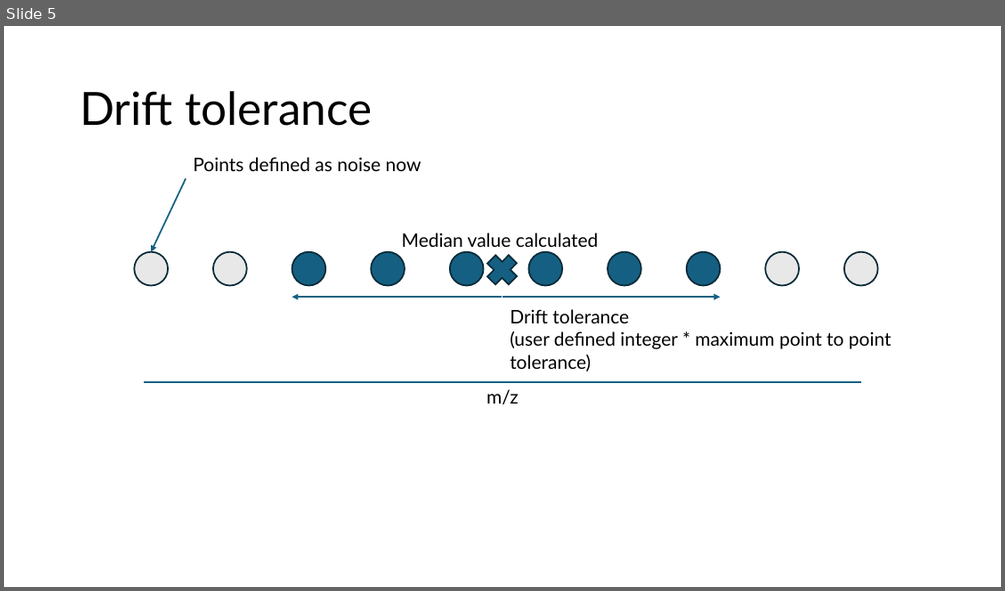
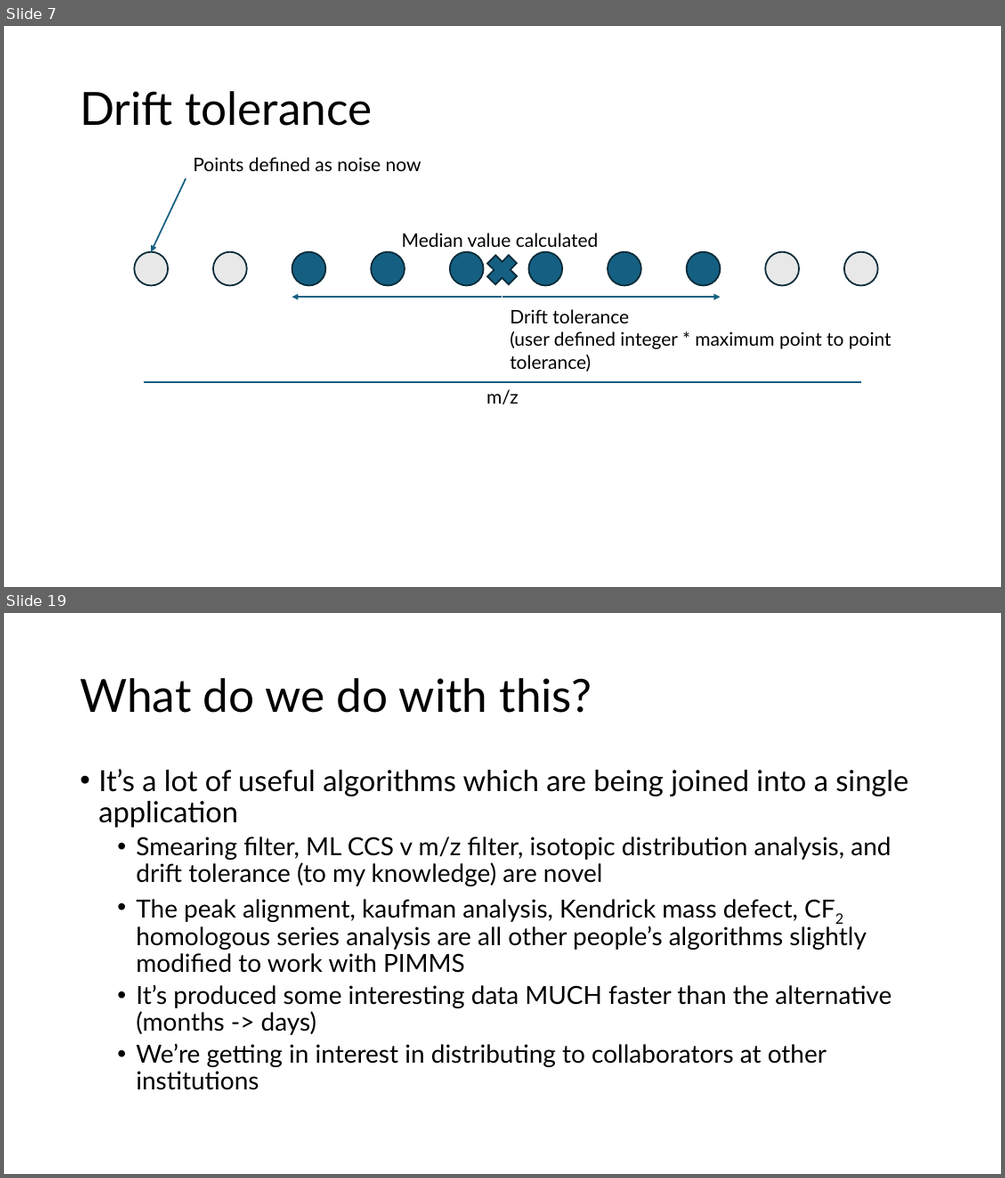
Before and after one commit to greg1d/PFAS-IMplementor-for-Mass-Spectrometry--PIMMS-, a slide deck: presentations/Presentation for 1.17.25.pptx. Shown one above the other, each under a label of ours: slide 5 before the commit, slides 7 and 19 after it; the slides between them are not shown. The pictures are 1005x591 and 1005x1178 pixels, drawn with LibreOffice and Linux fonts; fonts in the diff are those of the drawing. Boxes give left, top, right and bottom in pixels: in the first picture for what was removed or moved away, otherwise in the second. Text is boxed around its words. In the diff, an @@ line names an element or a change of style, - is before the commit and + after.

```diff
--- a/presentations/Presentation for 1.17.25.pptx
+++ b/presentations/Presentation for 1.17.25.pptx
@@ slide 19 added at [4, 613, 1001, 1174], background #FFFFFF @@
@@ title added at [80, 678, 592, 713], 44 pt, text #000000 @@
+What do we do with this?
@@ text added at [98, 769, 908, 1090], 24 pt, text #000000 @@
+• It’s a lot of useful algorithms which are being joined into a single application
+  • Smearing filter, ML CCS v m/z filter, isotopic distribution analysis, and drift tolerance (to my knowledge) are novel
+  • The peak alignment, kaufman analysis, Kendrick mass defect, CF2 homologous series analysis are all other people’s algorithms slightly modified to work with PIMMS
+  • It’s produced some interesting data MUCH faster than the alternative (months -> days)
+  • We’re getting in interest in distributing to collaborators at other institutions
@@ what was slide 5 is now slide 7 @@
```
Also in this commit, not shown: 3 slides changed, 12 other slides added, 1 slide removed, 51 other files.
